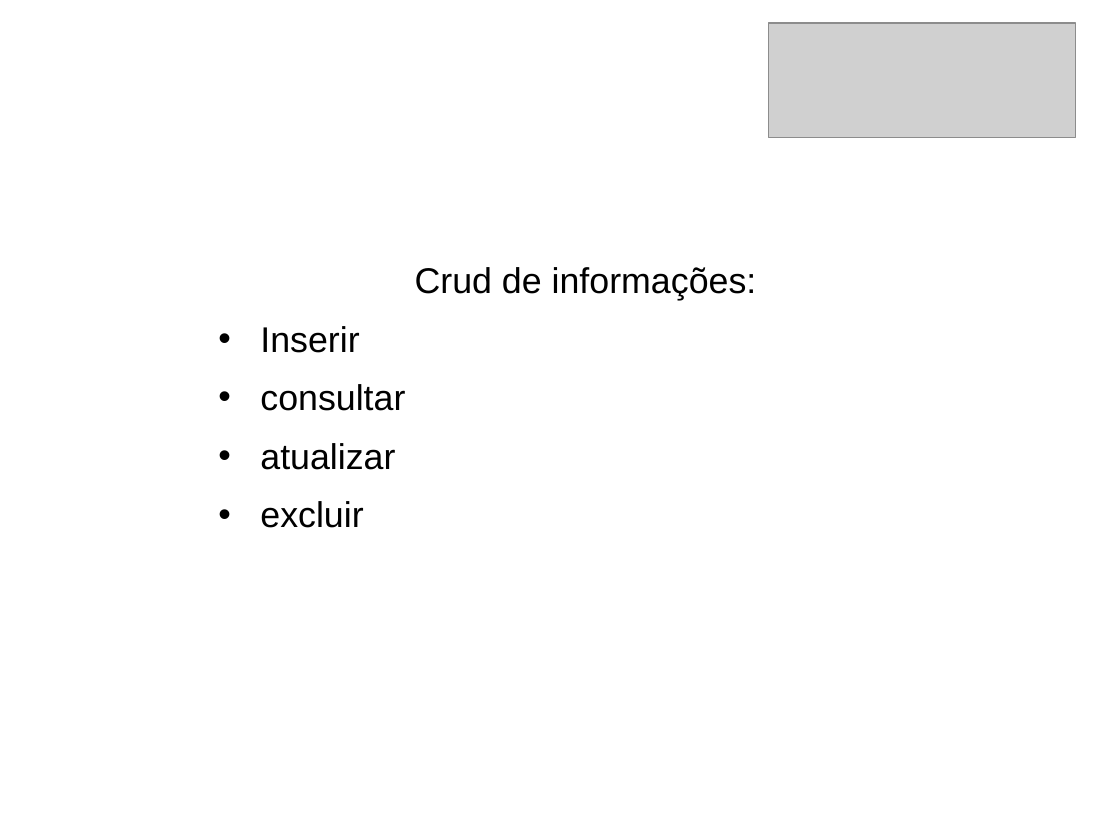
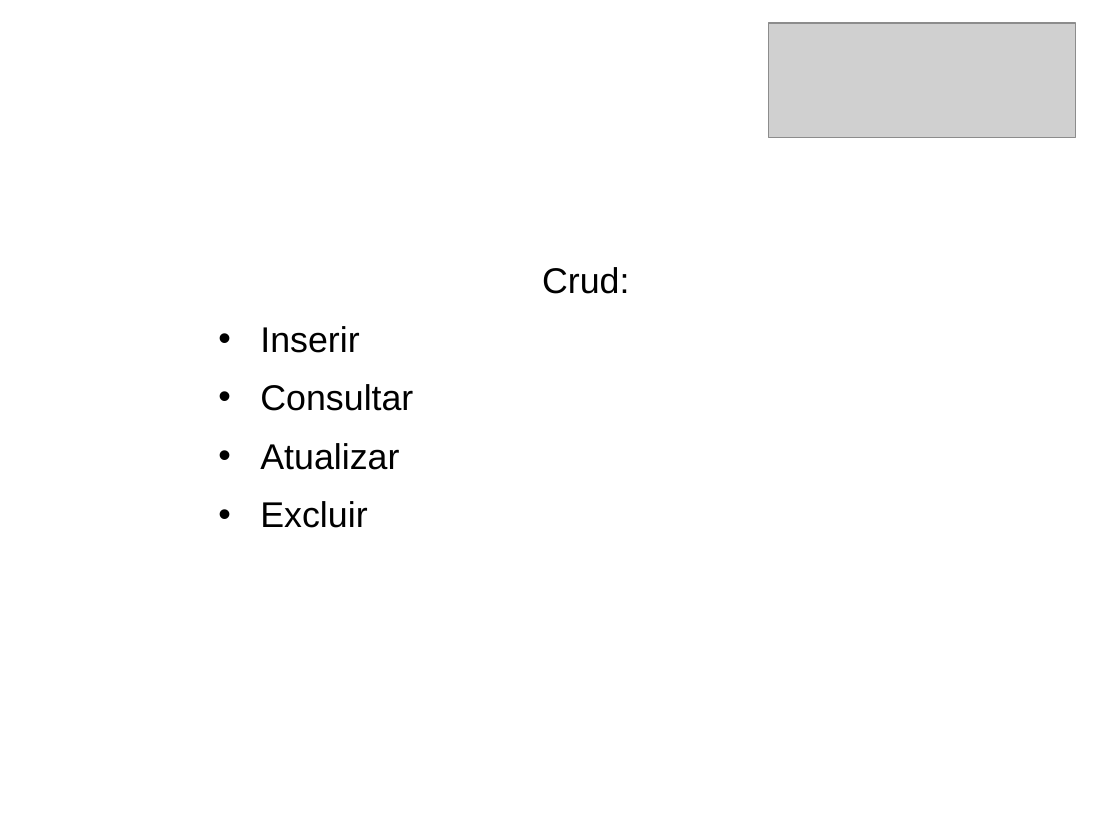
Before and after one commit to djunior92/OnlineBS, a slide deck: slide 10 of dwtm_DJALMA_GUSTAVO.pptx. Drawn at 1120x840 pixels with LibreOffice and Linux fonts; fonts in the diff are those of the drawing; grey boxes stand for pictures; background and template pictures are left out. Boxes give left, top, right and bottom in pixels: in the first picture for what was removed or moved away, otherwise in the second. Text is boxed around its words. In the diff, an @@ line names an element or a change of style, - is before the commit and + after.

```diff
--- a/dwtm_DJALMA_GUSTAVO.pptx
+++ b/dwtm_DJALMA_GUSTAVO.pptx
@@ text at <box>542,267,629,294</box>: text changed @@
-Crud de informações:
+Crud:
@@ text at <box>260,384,413,528</box>: text changed @@
-• consultar
-• atualizar
-• excluir
+• Consultar
+• Atualizar
+• Excluir
```
Also in this commit, not shown: 16 other files.
